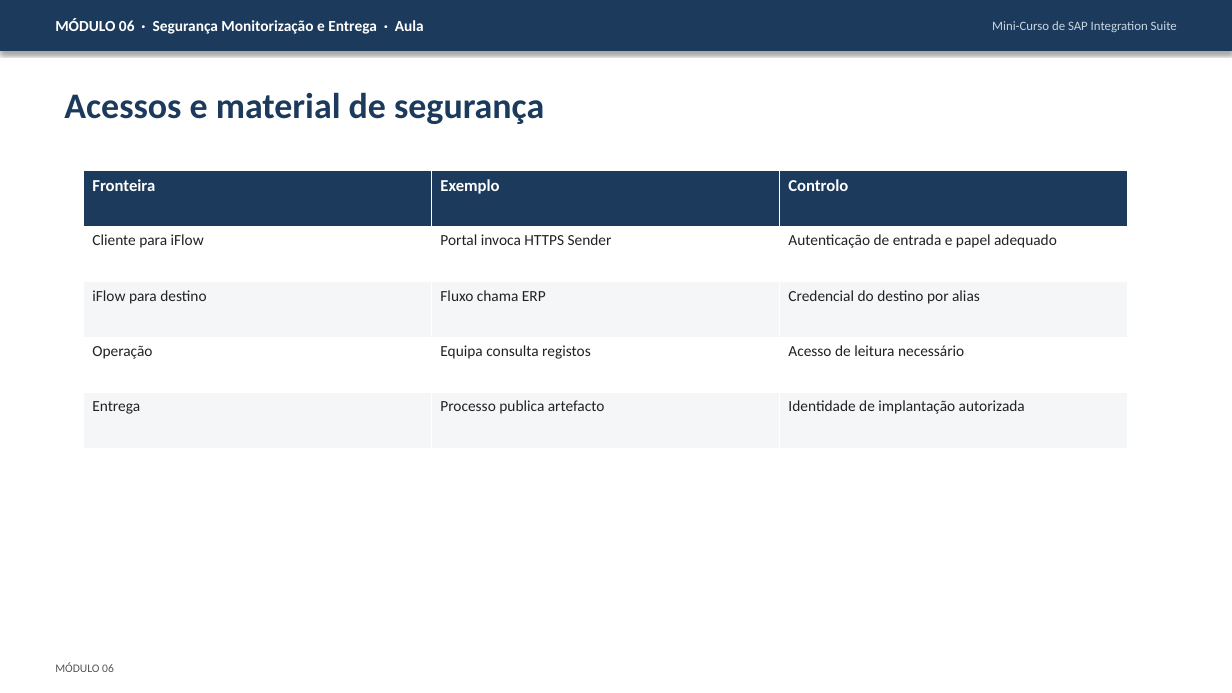
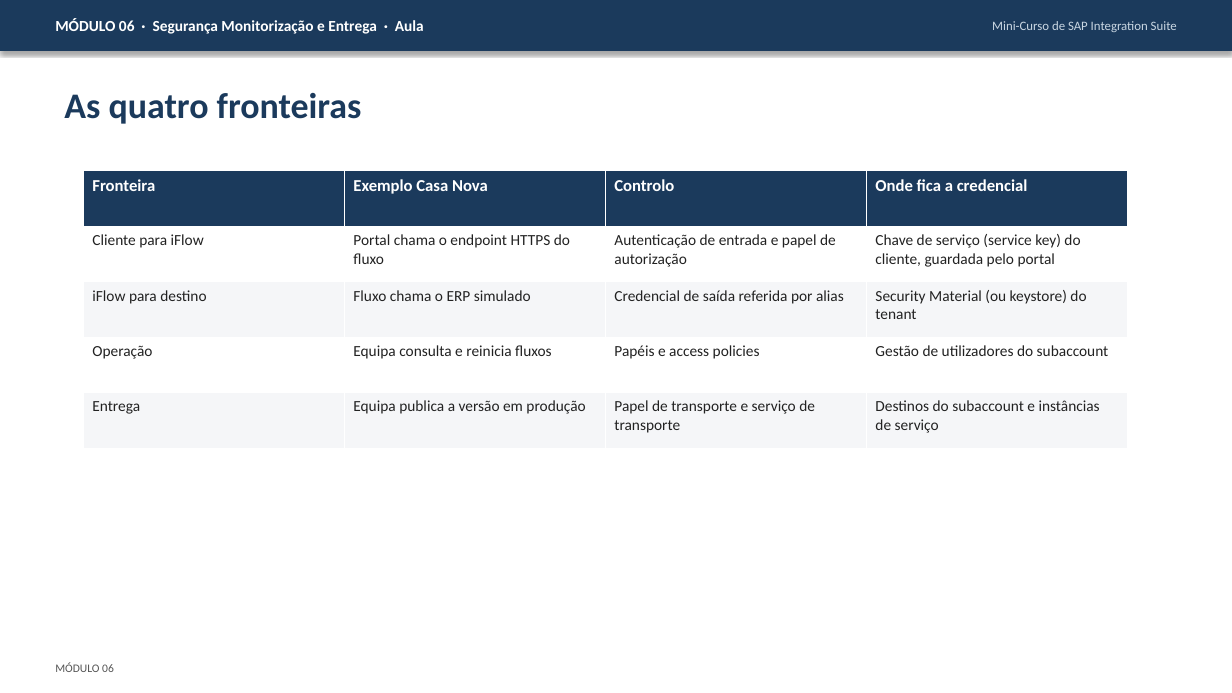
Before and after one commit to AdrianoHebreu/estudos, a slide deck: slide 7 of Integration_suite_studies/06-Seguranca-Monitorizacao-e-Entrega/06-Seguranca-Monitorizacao-e-Entrega.pptx (slide 5 before the commit). Drawn at 1232x693 pixels with LibreOffice and Linux fonts; fonts in the diff are those of the drawing. Boxes give left, top, right and bottom in pixels: in the first picture for what was removed or moved away, otherwise in the second. Text is boxed around its words. In the diff, an @@ line names an element or a change of style, - is before the commit and + after.

Commit message:
Aprofundar o curso de Integration Suite a partir da documentação oficial SAP (módulos 00 a 12, exercícios com níveis)
Módulos 00 e 02 a 12 reescritos com rótulos Documentado, Observado e Por testar; módulo 01 com observações do tenant; exercícios 1 a 34 e soluções com níveis; Office regenerado; ESTADO e READMEs atualizados (atribuição CC-BY 4.0).

```diff
--- a/Integration_suite_studies/06-Seguranca-Monitorizacao-e-Entrega/06-Seguranca-Monitorizacao-e-Entrega.pptx
+++ b/Integration_suite_studies/06-Seguranca-Monitorizacao-e-Entrega/06-Seguranca-Monitorizacao-e-Entrega.pptx
@@ text at (x1=64, y1=93, x2=362, y2=124): text changed @@
-Acessos e material de segurança
+As quatro fronteiras
@@ table at (x1=83, y1=171, x2=1129, y2=448) @@
-column 2: Exemplo | Portal invoca HTTPS Sender | Fluxo chama ERP | Equipa consulta registos | Processo publica artefacto
-column 3: Controlo | Autenticação de entrada e papel adequado | Credencial do destino por alias | Acesso de leitura necessário | Identidade de implantação autorizada
+column 2: Exemplo Casa Nova | Portal chama o endpoint HTTPS do fluxo | Fluxo chama o ERP simulado | Equipa consulta e reinicia fluxos | Equipa publica a versão em produção
+column 3: Controlo | Autenticação de entrada e papel de autorização | Credencial de saída referida por alias | Papéis e access policies | Papel de transporte e serviço de transporte
+column 4: Onde fica a credencial | Chave de serviço (service key) do cliente, guardada pelo portal | Security Material (ou keystore) do tenant | Gestão de utilizadores do subaccount | Destinos do subaccount e instâncias de serviço
```
Also in this commit, not shown: 11 other slides changed, 27 slides added, 47 other files.
